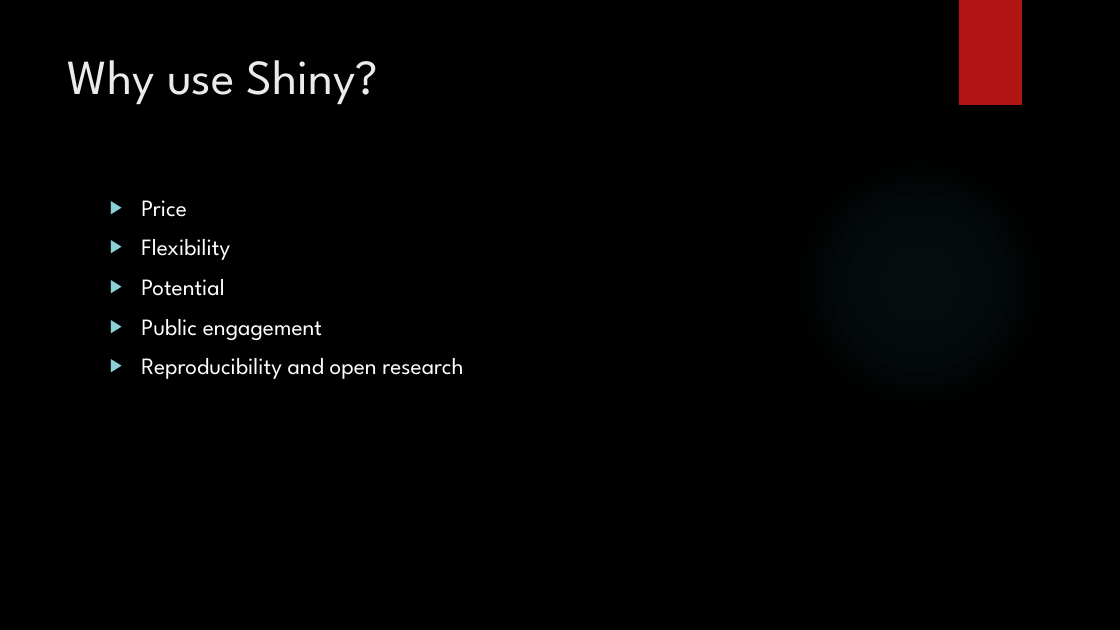
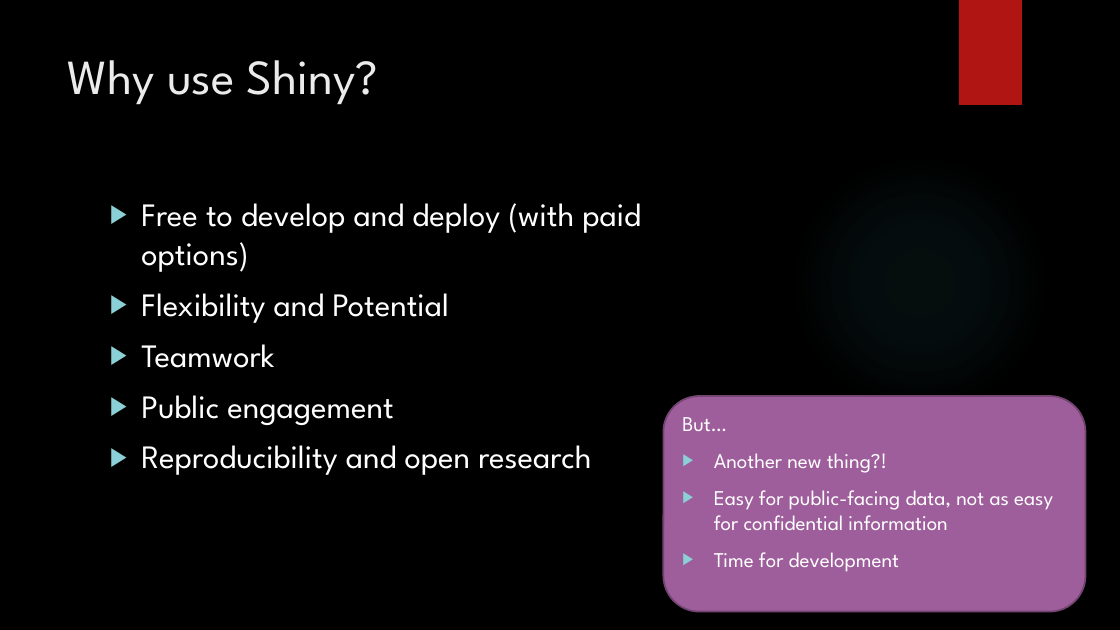
Before and after one commit to Public-Health-Scotland/r-pubhealth-workshop, a slide deck: slide 3 of Session 2/Using a Shiny App in Public Health research.pptx. Drawn at 1120x630 pixels with LibreOffice and Linux fonts; fonts in the diff are those of the drawing; background and template pictures are left out. Boxes give left, top, right and bottom in pixels: in the first picture for what was removed or moved away, otherwise in the second. Text is boxed around its words. In the diff, an @@ line names an element or a change of style, - is before the commit and + after.

```diff
--- a/Session 2/Using a Shiny App in Public Health research.pptx
+++ b/Session 2/Using a Shiny App in Public Health research.pptx
@@ text at bbox=[141, 203, 641, 368]: text changed; size 20 to 28 pt @@
-▶ Price
-▶ Flexibility
-▶ Potential
+▶ Free to develop and deploy (with paid options)
+▶ Flexibility and Potential
+▶ Teamwork
@@ text at bbox=[141, 395, 591, 475]: size 20 to 28 pt in "Public engagement", "Reproducibility and open research" @@
@@ text added at bbox=[664, 396, 1086, 612], fill #9E5E9B, outline #754673 1.5 pt, 18 pt, text #FFFFFF @@
+But…
+▶ Another new thing?!
+▶ Easy for public-facing data, not as easy for confidential information
+▶ Time for development
```
Also in this commit, not shown: 5 other slides changed, 1 slide added, 1 slide removed.
